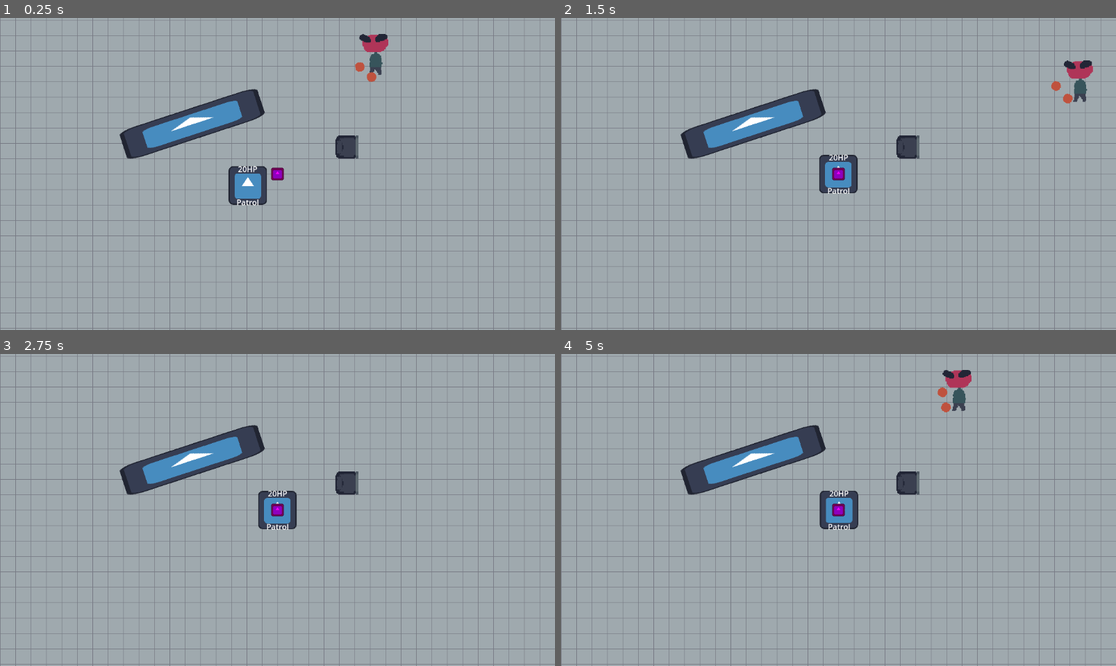
Above: before the commit, frames 1-4 (two rows, left to right).
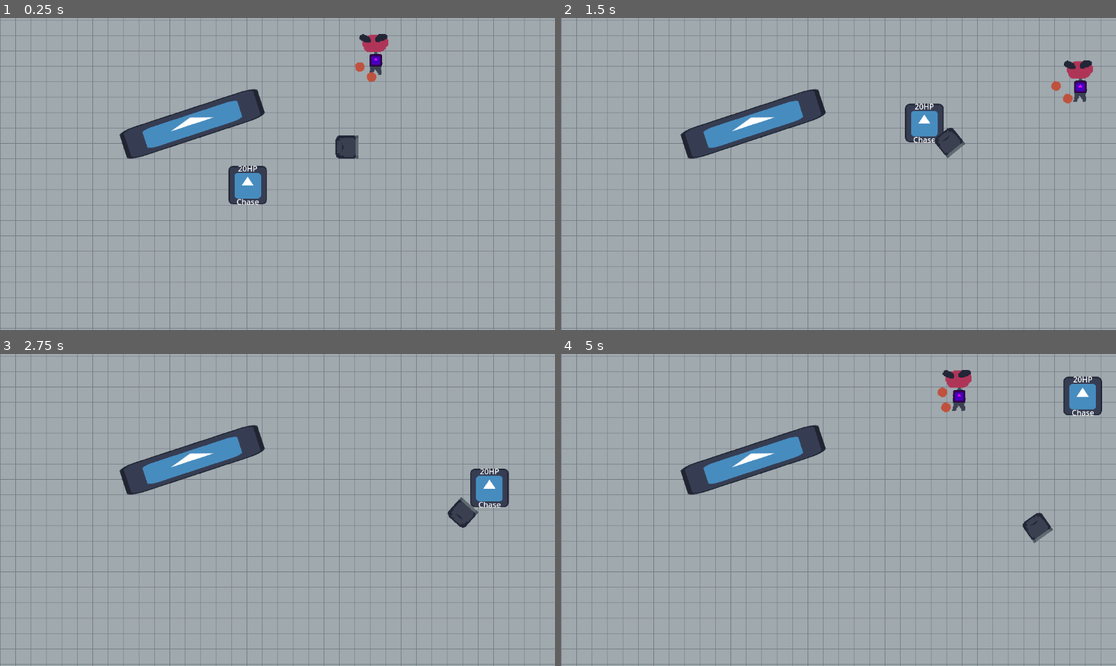
Above: after the commit, the same moments.

Repository: artemvandalovski/Salty-John
Game: Godot game, scene res://levels/office.tscn
Same seed, same stepped clock (60 frames per second), same inputs: the game is played once before the commit and once after it. The engine's default icon, where the game draws it, is replaced by a stand-in: a white triangle on a blue panel in a dark square.
Inputs (mouse positions are in pixels of both pictures, inside the frame that each line leads up to):
- Up to frame 1 (0.25 s): no input
- Up to frame 2 (1.5 s): move the mouse to (960, 158) at 0.52 s; hold D (right) 0.53-1.28 s; click (960, 158) at 0.6 s; move the mouse to (727, 189) at 1.27 s; hold S (down) from 1.28 s (still down); right-click (727, 189) at 1.35 s
- Up to frame 3 (2.75 s): move the mouse to (333, 441) at 2.02 s; release S (down) at 2.03 s; hold D (right) from 2.03 s (still down); click (333, 441) at 2.1 s
- Up to frame 4 (5 s): move the mouse to (810, 572) at 2.77 s; release D (right) at 2.78 s; hold W (up) 2.78-3.53 s; right-click (810, 572) at 2.85 s; move the mouse to (1005, 556) at 3.52 s; hold A (left) from 3.53 s (still down); click (1005, 556) at 3.6 s; move the mouse to (672, 463) at 4.27 s; right-click (672, 463) at 4.35 s

The runs differ from the first frame. In frame 1, 0.3% of the frame differs, in the area x 41-69%, y 11-61%; in frame 2, 2.3%; in frame 3, 2.3%; in frame 4, 2.4%, in the area x 46-98%, y 7-61%.
Error before the commit: Invalid access to property or key 'target' on a base object of type 'CharacterBody2D (Enemy)'. (res://enemies/context_steerer.gd:8)

Commit message:
actual working playertracking and contextsteerer

Diff:
--- a/common/states/chase.gd
+++ b/common/states/chase.gd
@@ -1,12 +1,23 @@
 class_name Chase
 extends State
 
-var movement_func: Callable
+@export var target_radius: float = 50.0
 
-@onready var context_steerer = $"../../ContextSteerer"
+@export var context_steerer: ContextSteerer
+@export var player_tracker: PlayerTracker
 
-func enter():
-	owner.target = Global.player
+
+func _ready():
+	assert(context_steerer != null, "Please set the context_steerer node")
 
 func process(delta):
 	owner.direction = context_steerer.calc_steering()
+	update_chase_position()
+
+
+func update_chase_position():
+	var target = context_steerer.target_marker ## last position seen by the player
+	if player_tracker.is_player_on_sight():
+		target.set_position(Global.player.position)
+	elif owner.position.distance_to(target.position) < target_radius:
+		transition.emit("idle")
--- a/common/states/idle.gd
+++ b/common/states/idle.gd
@@ -7,9 +7,11 @@
 var wait_time: float
 
 func enter():
+	owner.direction = Vector2.ZERO
 	wait_time = randf_range(min_wait_time, max_wait_time)
 
 func process(delta):
+
 	wait_time -= delta
 	if wait_time <= 0:
 		transition.emit("patrol")
--- a/common/states/patrol.gd
+++ b/common/states/patrol.gd
@@ -4,19 +4,19 @@
 @export var max_distance: float = 300.0
 @export var min_distance: float = 200.0
 
-@export var target: Marker2D
-@export var target_tracker: TargetTracker
+#@export var target: Marker2D
+#@export var player_tracker: PlayerTracker
 
-func _ready():
-	assert(target_tracker != null, "Please set the target_tracker node")
+#func _ready():
+	#assert(player_tracker != null, "Please set the target_tracker node")
 
 func enter():
-	pass
+	set_patrol_position()
 
-func process(delta):
-	while !target_tracker.is_target_on_sight:
-		set_patrol_position()
-	owner.direction = global_position.direction_to(target.global_position)
+#func process(delta):
+	#while !player_tracker.is_target_on_sight():
+		#set_patrol_position()
+	#owner.direction = global_position.direction_to(target.global_position)
 
 
 ## Random but also influenced by the player position
@@ -30,4 +30,4 @@
 
 	var distance = position.distance_to(player_pos)
 	distance = clamp(distance, min_distance, max_distance)
-	target.position = global_position + (rand_direction * interest) * distance
+	#target.position = global_position + (rand_direction * interest) * distance
--- a/enemies/context_steerer.gd
+++ b/enemies/context_steerer.gd
@@ -5,17 +5,14 @@
 @export var num_rays: int = 8
 @export var ray_length: float = 100.0
 
-@onready var target = owner.target
+@onready var target_marker: Marker2D = $"../Target"
 
 
 func _ready():
 	var angle_step: float = TAU / num_rays
-
 	for i in num_rays:
 		var ray = RayCast2D.new()
-
 		var direction = Vector2.from_angle(i * angle_step) * ray_length
-
 		ray.collision_mask = 5
 		ray.set_target_position(direction)
 		add_child(ray)
@@ -23,8 +20,7 @@
 
 func calc_steering() -> Vector2:
 	var result = Vector2.ZERO
-	var target_pos = to_local(target.global_position)
-
+	var target_pos = to_local(target_marker.global_position)
 	for i in num_rays:
 		var ray: RayCast2D = get_child(i)
 		var direction = ray.target_position.normalized()
--- a/enemies/enemy.gd
+++ b/enemies/enemy.gd
@@ -7,14 +7,12 @@
 @export var health := 3
 @export var mass := 1
 
-@onready var context_steerer = $ContextSteerer
 @onready var state_machine = $StateMachine
 
 @onready var health_label = $Health
 
-#var target = Global.player
 var direction: Vector2
-
+var hostile = false
 
 func _ready():
 	update_label()
--- a/enemies/enemy.tscn
+++ b/enemies/enemy.tscn
@@ -6,7 +6,8 @@
 [ext_resource type="Script" path="res://common/states/patrol.gd" id="4_3msc3"]
 [ext_resource type="Script" path="res://common/states/chase.gd" id="4_31qif"]
 [ext_resource type="Script" path="res://enemies/context_steerer.gd" id="6_1yedj"]
-[ext_resource type="Script" path="res://enemies/target_tracker.gd" id="6_nyuoj"]
+[ext_resource type="Script" path="res://enemies/player_tracker.gd" id="7_xc0r3"]
+[ext_resource type="Texture2D" uid="uid://dkhxrbhpbhgoi" path="res://icon.svg" id="8_e4oxj"]
 
 [node name="Enemy" type="CharacterBody2D" groups=["Enemies"]]
 collision_layer = 4
@@ -14,18 +15,18 @@
 
 [node name="StateMachine" type="Node2D" parent="." node_paths=PackedStringArray("initial_state")]
 script = ExtResource("3_7i88a")
-initial_state = NodePath("Patrol")
+initial_state = NodePath("Chase")
 
 [node name="Idle" type="Node2D" parent="StateMachine"]
 script = ExtResource("3_d556j")
 
-[node name="Patrol" type="Node2D" parent="StateMachine" node_paths=PackedStringArray("target", "target_tracker")]
+[node name="Patrol" type="Node2D" parent="StateMachine"]
 script = ExtResource("4_3msc3")
-target = NodePath("../../TargetTracker/Target")
-target_tracker = NodePath("../../TargetTracker")
 
-[node name="Chase" type="Node2D" parent="StateMachine"]
+[node name="Chase" type="Node2D" parent="StateMachine" node_paths=PackedStringArray("context_steerer", "player_tracker")]
 script = ExtResource("4_31qif")
+context_steerer = NodePath("../../ContextSteerer")
+player_tracker = NodePath("../../PlayerTracker")
 
 [node name="State" type="Label" parent="StateMachine"]
 anchors_preset = 5
@@ -43,12 +44,16 @@
 [node name="ContextSteerer" type="Node2D" parent="."]
 script = ExtResource("6_1yedj")
 
-[node name="TargetTracker" type="RayCast2D" parent="."]
-script = ExtResource("6_nyuoj")
-visible_target = true
+[node name="PlayerTracker" type="RayCast2D" parent="."]
+script = ExtResource("7_xc0r3")
 
-[node name="Target" type="Marker2D" parent="TargetTracker"]
+[node name="Target" type="Marker2D" parent="."]
 top_level = true
+
+[node name="Sprite2D" type="Sprite2D" parent="Target"]
+modulate = Color(1, 0, 1, 1)
+scale = Vector2(0.2, 0.2)
+texture = ExtResource("8_e4oxj")
 
 [node name="Health" type="Label" parent="."]
 anchors_preset = 7
--- /dev/null
+++ b/enemies/player_tracker.gd
@@ -0,0 +1,17 @@
+class_name PlayerTracker
+extends RayCast2D
+
+signal player_spotted
+signal player_lost
+
+@export var target_radius: float = 10.0
+@export var visible_target: bool = false
+
+@onready var player = Global.player
+
+# TODO add signals
+func is_player_on_sight() -> bool:
+	set_target_position(to_local(player.position))
+	if is_colliding():
+		return false
+	return true
--- a/enemies/target_tracker.gd
+++ /dev/null
@@ -1,28 +0,0 @@
-class_name TargetTracker
-extends RayCast2D
-
-signal breadcrumb_hit
-
-@export var target_radius: float = 10.0
-@export var visible_target: bool = false
-
-#@onready var target: Marker2D = $Target
-@onready var target = $Target
-
-
-func _ready():
-	if visible_target:
-		var sp = Sprite2D.new()
-		sp.texture = load("res://icon.svg")
-		sp.modulate = Color(2.0, 0.0, 1.0, 1.0)
-		sp.set_scale(Vector2(0.2, 0.2))
-		target.add_child(sp)
-
-
-func is_target_on_sight() -> bool:
-	set_target_position(target.position)
-	if is_colliding():
-		print("lost track")
-		return false
-	#print("tracking")
-	return true
Not shown: 1 places in enemies/enemy.tscn that only renumber resources
